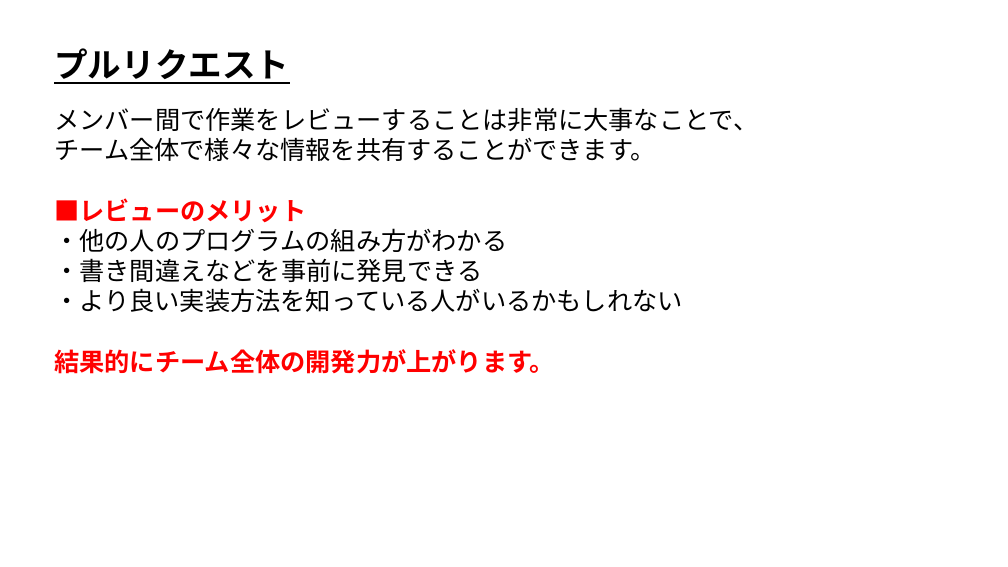
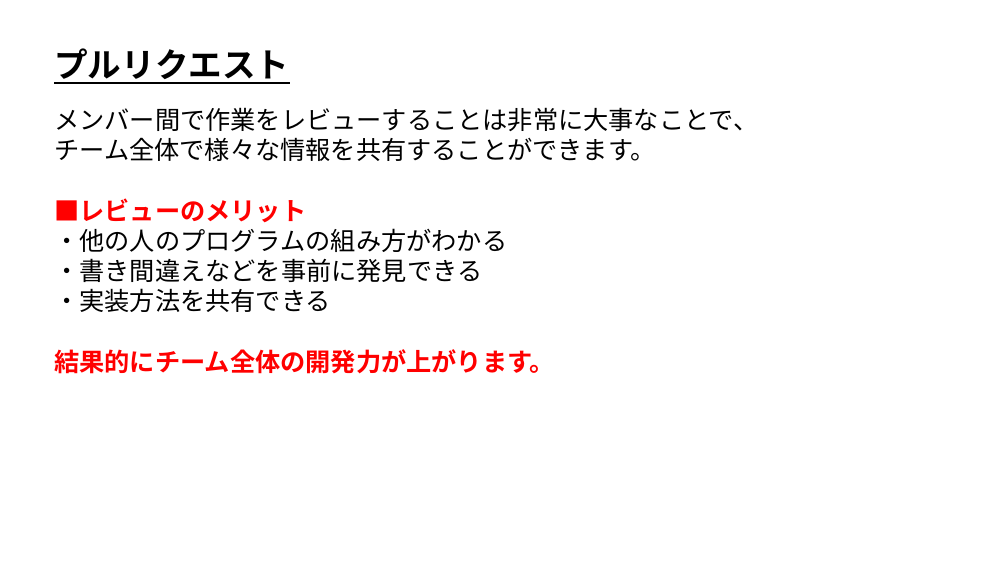
Before and after one commit to ArakiYusuke-Ohara/Textbook, a slide deck: slide 11 of ゲーム科2年/00_前期/ゲームエンジンⅢ/バージョン管理/11_プルリクエストとMerge.pptx. Drawn at 1008x567 pixels with LibreOffice and Linux fonts; fonts in the diff are those of the drawing. Boxes give left, top, right and bottom in pixels: in the first picture for what was removed or moved away, otherwise in the second. Text is boxed around its words. In the diff, an @@ line names an element or a change of style, - is before the commit and + after.

```diff
--- a/ゲーム科2年/00_前期/ゲームエンジンⅢ/バージョン管理/11_プルリクエストとMerge.pptx
+++ b/ゲーム科2年/00_前期/ゲームエンジンⅢ/バージョン管理/11_プルリクエストとMerge.pptx
@@ text at bbox=[54, 288, 331, 312]: text changed @@
-・より良い実装方法を知っている人がいるかもしれない
+・実装方法を共有できる
```
Also in this commit, not shown: 4 other slides changed, 9 other files.
